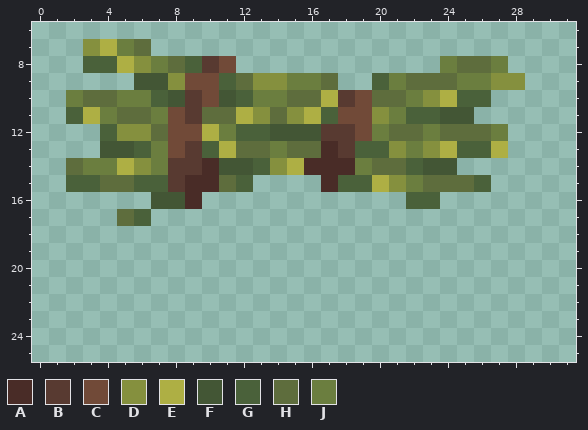
One commit to this pixel-art sprite: Resources/Textures/_CP14/Objects/Materials/flora.rsi/grass_material2.png. Above: the version before the commit.
The file is 32x32 pixels. Shown: x 0..31, y 6..25. The old version is drawn lined up with the new one.
Palette (. is transparent): A #492c27  B #583a31  C #714a38  D #85903e  E #aeaf44  F #435635  G #4a613a  H #5e6d3d  J #6b7e3f
Pixels before, first column x 2:
 7 .DEJH......................
 8 .GGEDJHGBC............JHHJ.
 9 ....FFDCCGHDDJJH..GJHHHJJDD
10 JHHJJGFBCFGJJHHEBCHHJDEGG..
11 GEJHHJCBHHEDHDEGCCDJGGFF...
12 ..GDDHCCEJGGFFFBBCJHHJHHHJ.
13 ..FFGJCBGEHHJHHABGGDJDEGGE.
14 HJJEDJBBAFFGDEAAAJHHGFF....
15 GGHHGGBAAHG....AGGEDJHHHG..
16 .....FFA............GG.....
17 ...HG......................
The same view after the edit:
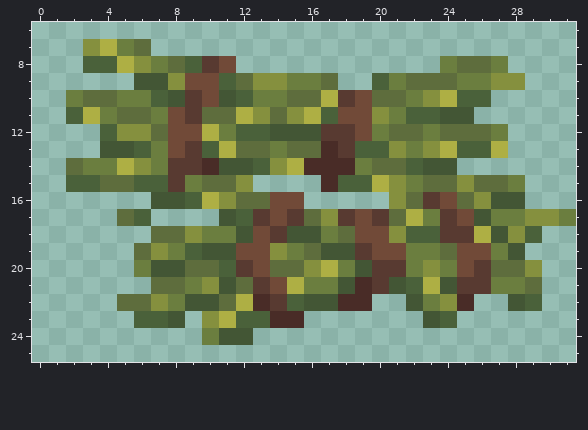
Change:
whole drawing moved by +0,-4 (the old picture is shown already moved)
Changed rows in their new state; - is an unchanged pixel.
first column x 5:
15 ----JH-D------------DHHJ---
16 ----GEDHHCC-----DHBCHDFF---
17 ------FGBCBHDBCBHEJBCFJJDDJ
18 --HHDJJFCBFFJHCCDGGBBEFDG--
19 -HDJGFFCCDJHFFBCCJJHCCJF---
20 -JFFHHGBCHHDEJFBBJDJCBHHD--
21 --HHJDFHBCEJJFABFGEFBBJJH--
22 HHDJFFHEABGFFAA--FJDA--FG--
23 -GGF-DEGGAA-------FG-------
24 -----JFF-------------------
Where, in picture pixels (left, top, right, bottom), the same in both pictures:
changed: (117, 175, 576, 345)
